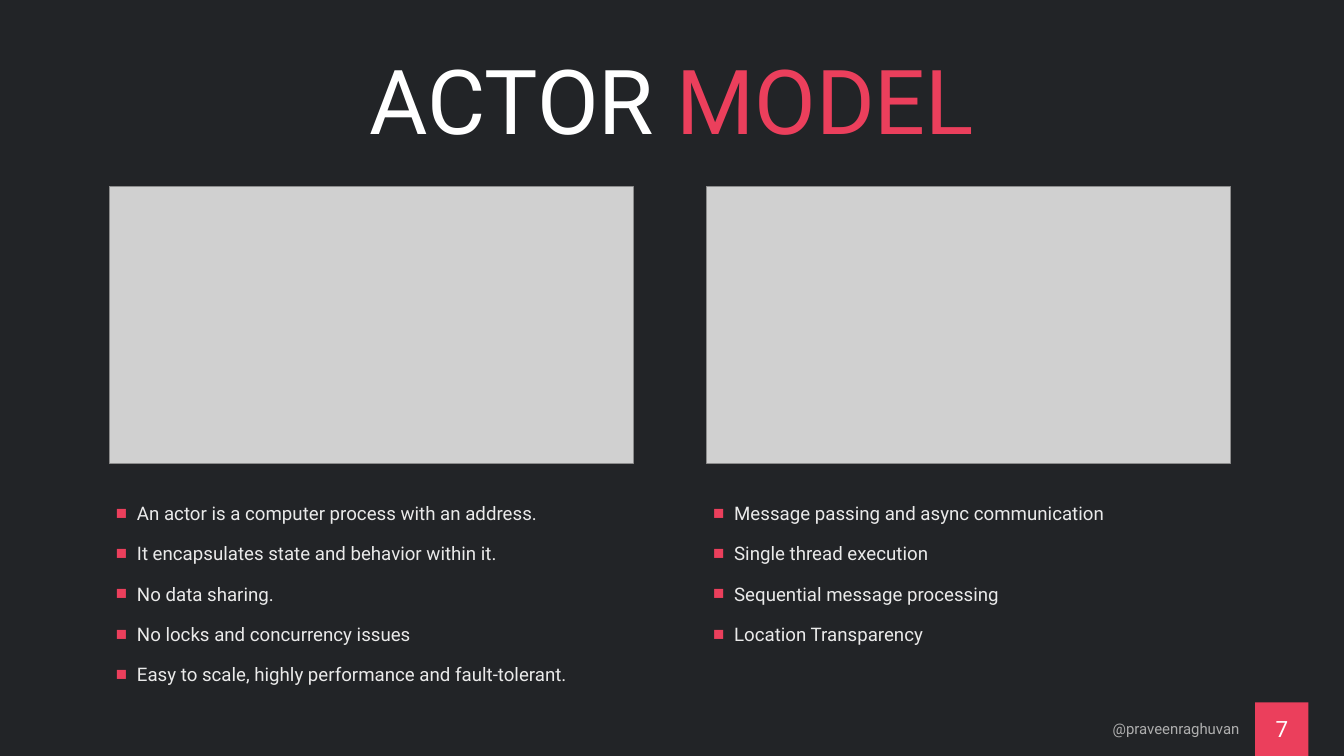
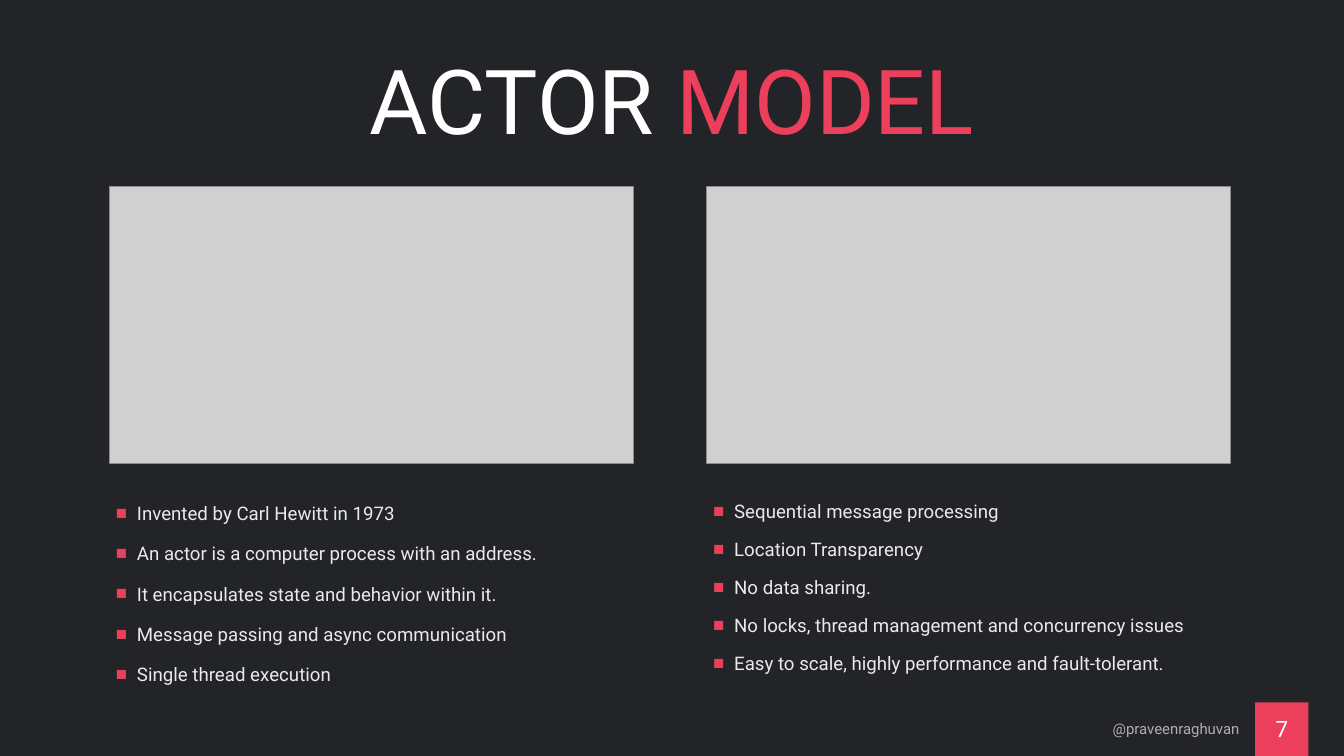
Before and after one commit to praveenraghuvanshi/tech-sessions, a slide deck: slide 7 of drafts/Orleans/ppt/Orleans_draft.pptx. Drawn at 1344x756 pixels with LibreOffice and Linux fonts; fonts in the diff are those of the drawing; grey boxes stand for pictures. Boxes give left, top, right and bottom in pixels: in the first picture for what was removed or moved away, otherwise in the second. Text is boxed around its words. In the diff, an @@ line names an element or a change of style, - is before the commit and + after.

```diff
--- a/drafts/Orleans/ppt/Orleans_draft.pptx
+++ b/drafts/Orleans/ppt/Orleans_draft.pptx
@@ text at (137,506,395,524): paragraph added @@
+■ Invented by Carl Hewitt in 1973
@@ text at (734,506,1104,564): paragraphs removed @@
-■ Message passing and async communication
-■ Single thread execution
@@ text at (734,504,999,560): line spacing 1.3 to 1.2 @@
@@ text at (734,580,1184,674): paragraphs added @@
+■ No data sharing.
+■ No locks, thread management and concurrency issues
+■ Easy to scale, highly performance and fault-tolerant.
@@ text at (137,627,507,685): text changed @@
-■ No data sharing.
-■ No locks and concurrency issues
-■ Easy to scale, highly performance and fault-tolerant.
+■ Message passing and async communication
+■ Single thread execution
```
Also in this commit, not shown: 5 other files.
